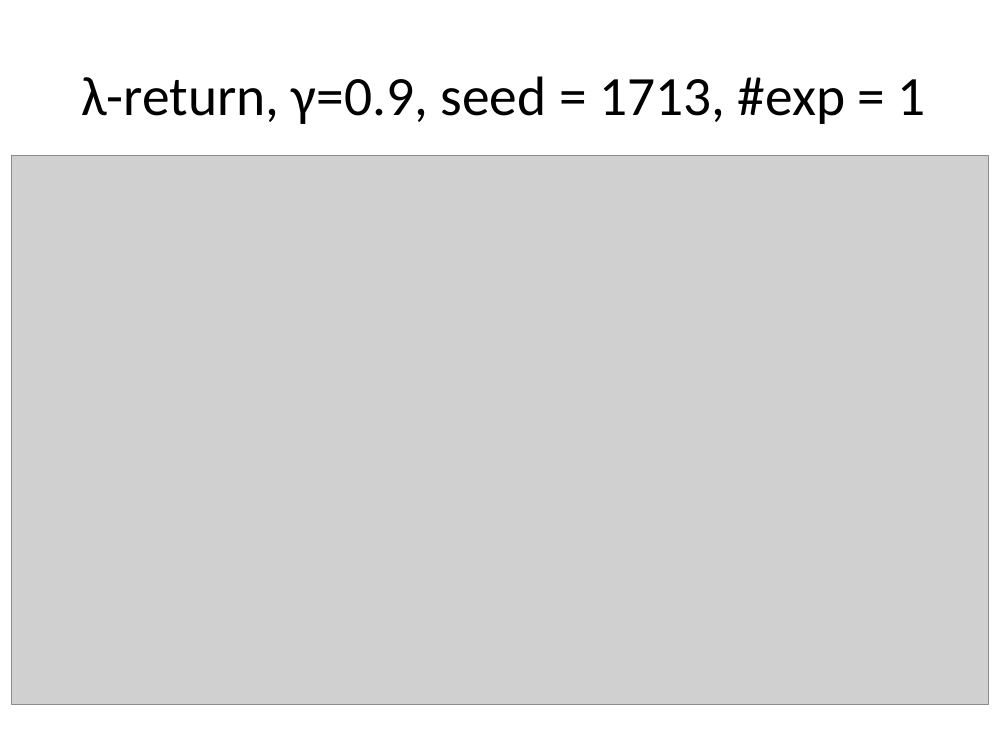
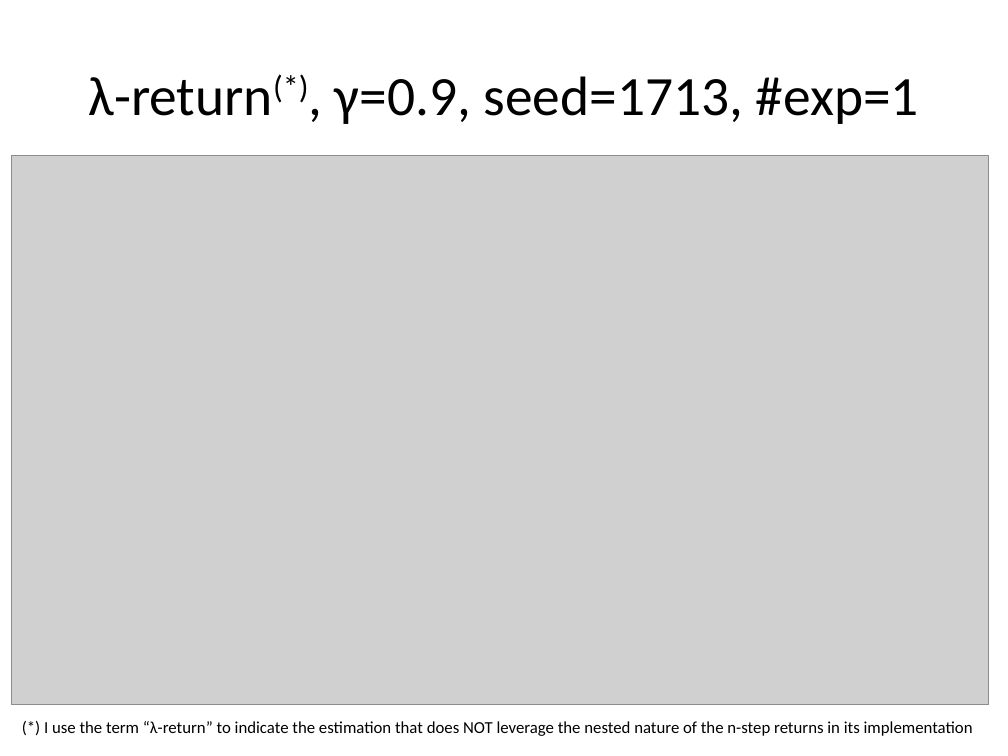
Before and after one commit to mastropi/RL, a slide deck: slide 10 of RL-001-MemoryManagement/results/202004Apr17-TestsTDLambdaMCLamba-1DGridworld.pptx. Drawn at 1008x756 pixels with LibreOffice and Linux fonts; fonts in the diff are those of the drawing; grey boxes stand for pictures. Boxes give left, top, right and bottom in pixels: in the first picture for what was removed or moved away, otherwise in the second. Text is boxed around its words. In the diff, an @@ line names an element or a change of style, - is before the commit and + after.

```diff
--- a/RL-001-MemoryManagement/results/202004Apr17-TestsTDLambdaMCLamba-1DGridworld.pptx
+++ b/RL-001-MemoryManagement/results/202004Apr17-TestsTDLambdaMCLamba-1DGridworld.pptx
@@ title at [89, 76, 919, 124]: text changed @@
-λ-return, γ=0.9, seed = 1713, #exp = 1
+λ-return(*), γ=0.9, seed=1713, #exp=1
@@ text added at [44, 721, 973, 736], 12 pt, text #000000 @@
+(*) I use the term “λ-return” to indicate the estimation that does NOT leverage the nested nature of the n-step returns in its implementation
```
Also in this commit, not shown: 9 other slides changed, 4 slides added, 7 other files.
